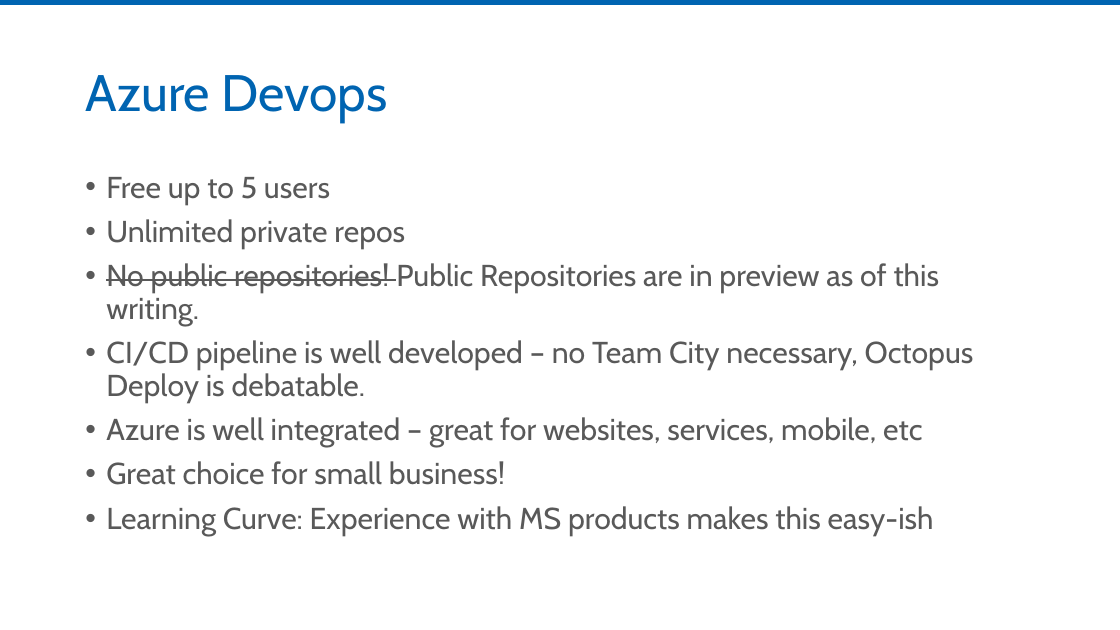
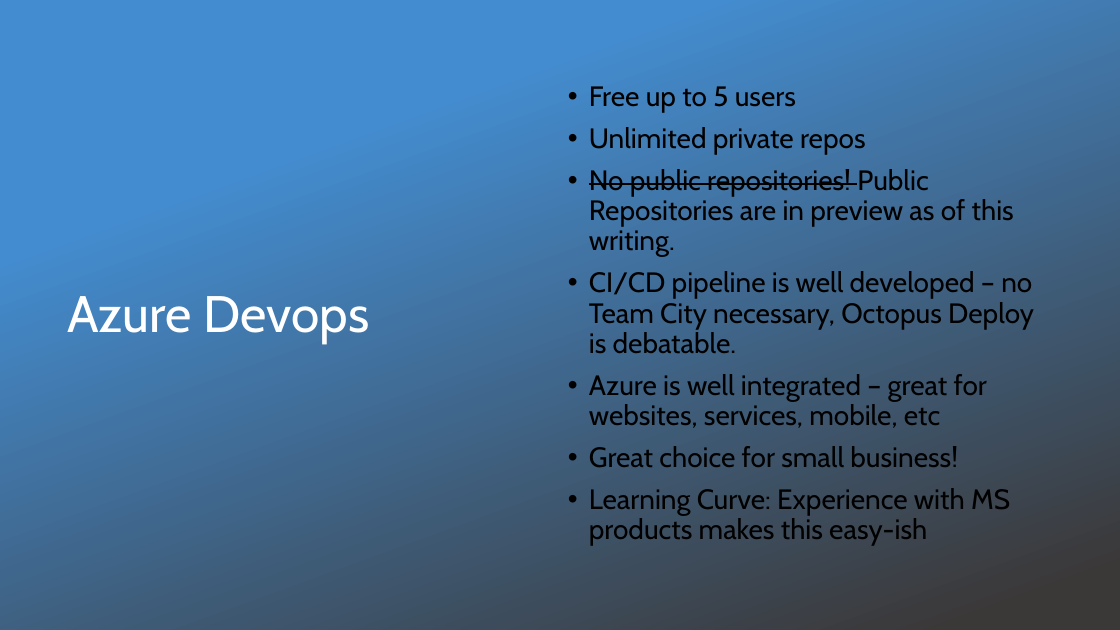
Before and after one commit to jmreynolds/Git-For-Normal-Developers, a slide deck: slide 23 of Slides/Git for the Normal Developer.pptx (slide 18 before the commit). Drawn at 1120x630 pixels with LibreOffice and Linux fonts; fonts in the diff are those of the drawing; background and template pictures are left out. Boxes give left, top, right and bottom in pixels: in the first picture for what was removed or moved away, otherwise in the second. Text is boxed around its words. In the diff, an @@ line names an element or a change of style, - is before the commit and + after.

```diff
--- a/Slides/Git for the Normal Developer.pptx
+++ b/Slides/Git for the Normal Developer.pptx
@@ rectangle added at (0,0,1120,630), fill gradient #438CCF to #3B3838 @@
@@ text "Free up to 5 users": place and size @@
-text "Free up to 5 users" at (106,177,974,536)
+text "Free up to 5 users" at (589,86,1034,545)
@@ text "Free up to 5 users" at (589,86,1034,545): size 25.9 to 24 pt, text colour #595959 to #000000; vertical alignment top to middle @@
@@ title "Azure Devops": place and size @@
-title "Azure Devops" at (85,75,388,122)
+title "Azure Devops" at (67,296,370,343)
@@ title "Azure Devops" at (67,296,370,343): text colour #0064B1 to #FFFFFF @@
```
Also in this commit, not shown: 5 other slides changed, 5 slides added, 3 other files.
